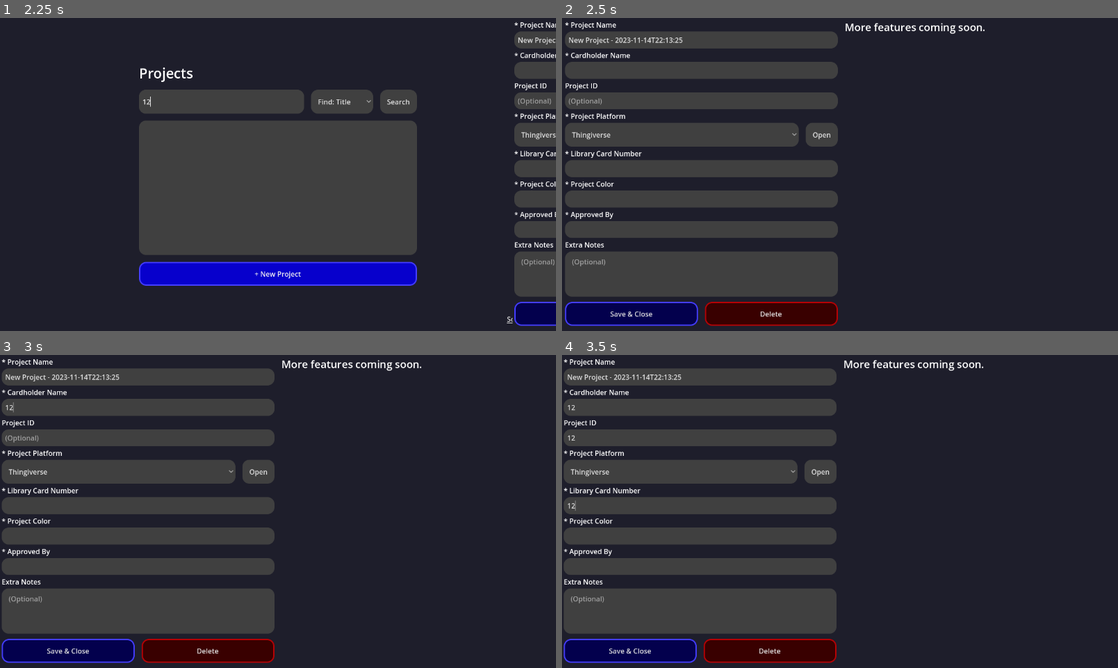
Above: before the commit, frames 1-4 (two rows, left to right).
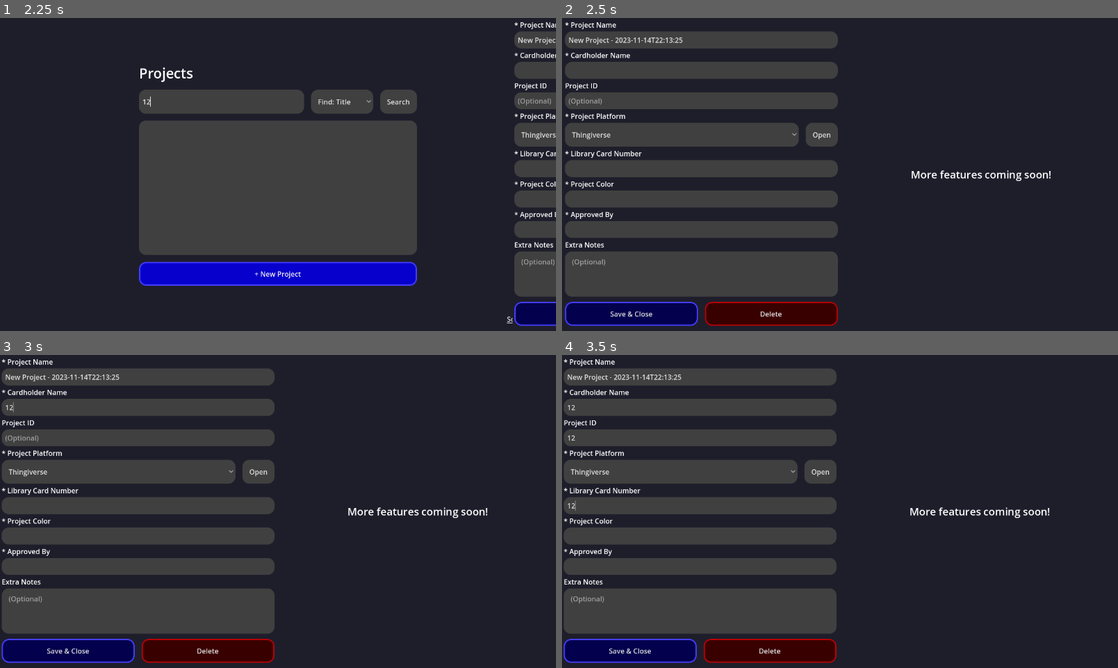
Above: after the commit, the same moments.

Repository: Laserology/Lbry-2
Game: Godot game, scene res://UI/Startup.tscn
Two runs of this game, one before a commit and one after it. Both use one fixed random seed, a clock stepped at 60 frames per second and the inputs below.
Inputs (mouse positions are in pixels of both pictures, inside the frame that each line leads up to):
- Up to frame 1 (2.25 s): click (166, 93) at 1.27 s; type "12" at 1.35 s; click "+ New Project" at 2 s
- Up to frame 2 (2.5 s): no input
- Up to frame 3 (3 s): click (105, 401) at 2.77 s; type "12" at 2.85 s
- Up to frame 4 (3.5 s): click (667, 430) at 3 s; type "12" at 3.08 s; click (667, 489) at 3.23 s; type "12" at 3.32 s

Frame 1 is identical in both runs. In frame 2, 0.6% of the frame differs, in the area x 51-88%, y 1-53%; in frame 3, 0.6%, in the area x 50-88%, y 1-53%; in frame 4, 0.6%.

Commit message:
Fixed layout of side panel in projects menu

Diff:
--- a/UI/Main.tscn
+++ b/UI/Main.tscn
@@ -16,13 +16,13 @@
 [sub_resource type="Shortcut" id="Shortcut_crsyg"]
 events = [SubResource("InputEventKey_ukeqo")]
 
-[sub_resource type="LabelSettings" id="LabelSettings_r7jo0"]
-font_size = 24
-
 [sub_resource type="SystemFont" id="SystemFont_vgl0i"]
 
 [sub_resource type="LabelSettings" id="LabelSettings_wxu0l"]
 font = SubResource("SystemFont_vgl0i")
+font_size = 24
+
+[sub_resource type="LabelSettings" id="LabelSettings_r7jo0"]
 font_size = 24
 
 [node name="Control" type="Control"]
@@ -325,56 +325,61 @@
 size_flags_horizontal = 3
 size_flags_vertical = 3
 
-[node name="Label" type="Label" parent="ProjectDetails/Halfs/Details"]
-visible = false
-layout_mode = 2
-text = "Atatchments"
-label_settings = SubResource("LabelSettings_r7jo0")
-
-[node name="MidSplit" type="GridContainer" parent="ProjectDetails/Halfs/Details"]
-visible = false
-layout_mode = 2
-size_flags_horizontal = 3
-size_flags_vertical = 3
-
-[node name="ItemList" type="ItemList" parent="ProjectDetails/Halfs/Details/MidSplit"]
-layout_mode = 2
-size_flags_horizontal = 3
-size_flags_vertical = 3
-
-[node name="MarginContainer" type="MarginContainer" parent="ProjectDetails/Halfs/Details/MidSplit"]
-layout_mode = 2
-theme_override_constants/margin_top = 8
-theme_override_constants/margin_bottom = 8
-
-[node name="Buttons" type="GridContainer" parent="ProjectDetails/Halfs/Details/MidSplit/MarginContainer"]
-layout_mode = 2
-columns = 3
-
-[node name="Add" type="Button" parent="ProjectDetails/Halfs/Details/MidSplit/MarginContainer/Buttons"]
-layout_mode = 2
-size_flags_horizontal = 3
-theme = ExtResource("3_r7jo0")
-text = "Add File"
-
-[node name="Remove" type="Button" parent="ProjectDetails/Halfs/Details/MidSplit/MarginContainer/Buttons"]
-layout_mode = 2
-size_flags_horizontal = 3
-theme = ExtResource("5_r7jo0")
-text = "Remove File"
-
-[node name="Open" type="Button" parent="ProjectDetails/Halfs/Details/MidSplit/MarginContainer/Buttons"]
-layout_mode = 2
-size_flags_horizontal = 3
-theme = ExtResource("3_crsyg")
-text = "Open File"
-
-[node name="Label2" type="Label" parent="ProjectDetails/Halfs/Details"]
-layout_mode = 2
-text = "More features coming soon."
+[node name="CenterContainer" type="CenterContainer" parent="ProjectDetails/Halfs/Details"]
+layout_mode = 2
+size_flags_horizontal = 3
+size_flags_vertical = 3
+
+[node name="MoreSoon" type="Label" parent="ProjectDetails/Halfs/Details/CenterContainer"]
+layout_mode = 2
+text = "More features coming soon!"
 label_settings = SubResource("LabelSettings_wxu0l")
 horizontal_alignment = 1
 vertical_alignment = 1
+
+[node name="Label" type="Label" parent="ProjectDetails/Halfs/Details"]
+visible = false
+layout_mode = 2
+text = "Atatchments"
+label_settings = SubResource("LabelSettings_r7jo0")
+
+[node name="MidSplit" type="GridContainer" parent="ProjectDetails/Halfs/Details"]
+visible = false
+layout_mode = 2
+size_flags_horizontal = 3
+size_flags_vertical = 3
+
+[node name="ItemList" type="ItemList" parent="ProjectDetails/Halfs/Details/MidSplit"]
+layout_mode = 2
+size_flags_horizontal = 3
+size_flags_vertical = 3
+
+[node name="MarginContainer" type="MarginContainer" parent="ProjectDetails/Halfs/Details/MidSplit"]
+layout_mode = 2
+theme_override_constants/margin_top = 8
+theme_override_constants/margin_bottom = 8
+
+[node name="Buttons" type="GridContainer" parent="ProjectDetails/Halfs/Details/MidSplit/MarginContainer"]
+layout_mode = 2
+columns = 3
+
+[node name="Add" type="Button" parent="ProjectDetails/Halfs/Details/MidSplit/MarginContainer/Buttons"]
+layout_mode = 2
+size_flags_horizontal = 3
+theme = ExtResource("3_r7jo0")
+text = "Add File"
+
+[node name="Remove" type="Button" parent="ProjectDetails/Halfs/Details/MidSplit/MarginContainer/Buttons"]
+layout_mode = 2
+size_flags_horizontal = 3
+theme = ExtResource("5_r7jo0")
+text = "Remove File"
+
+[node name="Open" type="Button" parent="ProjectDetails/Halfs/Details/MidSplit/MarginContainer/Buttons"]
+layout_mode = 2
+size_flags_horizontal = 3
+theme = ExtResource("3_crsyg")
+text = "Open File"
 
 [connection signal="pressed" from="Main/ProjectListGrid/SearchGrid/SearchButton" to="Main" method="SearchClicked"]
 [connection signal="pressed" from="Main/ProjectListGrid/SearchGrid/ClearButton" to="Main" method="ClearPressed"]
